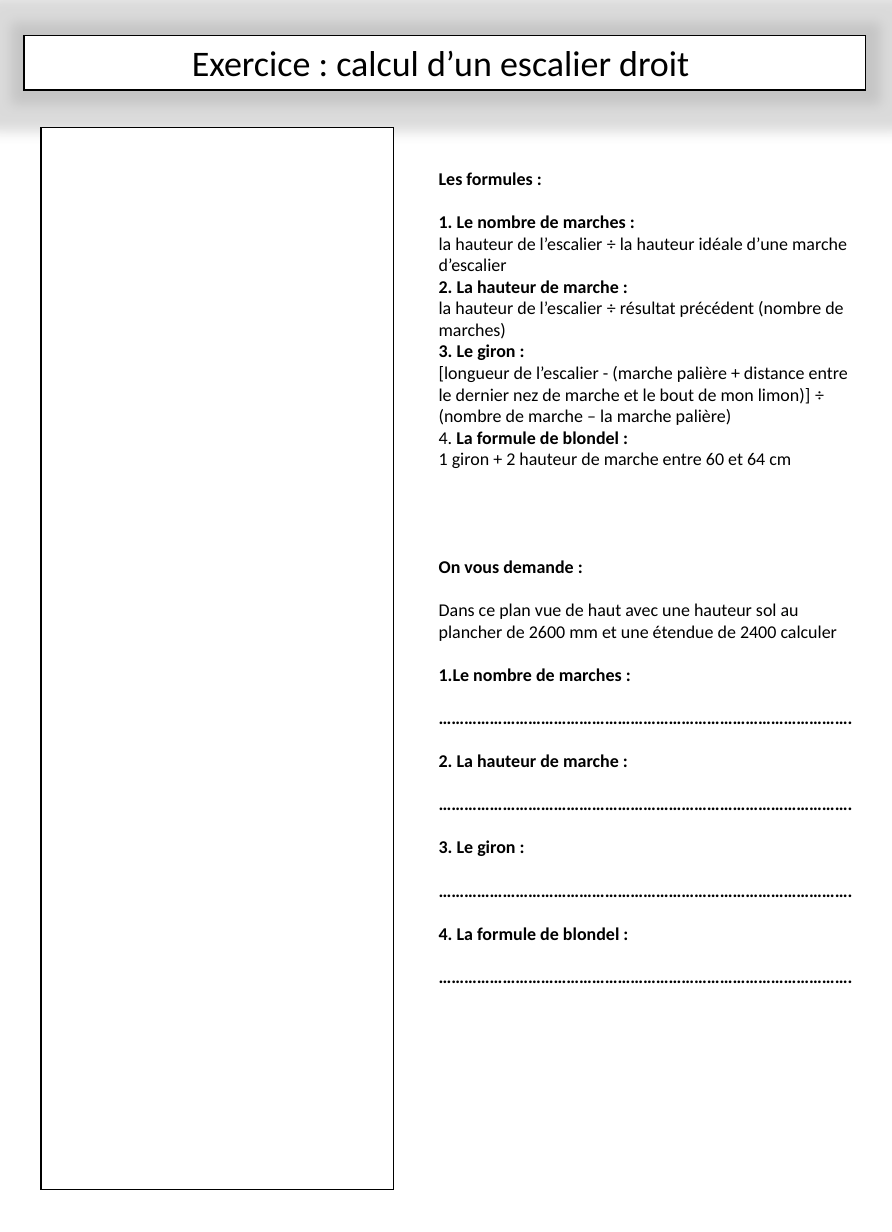
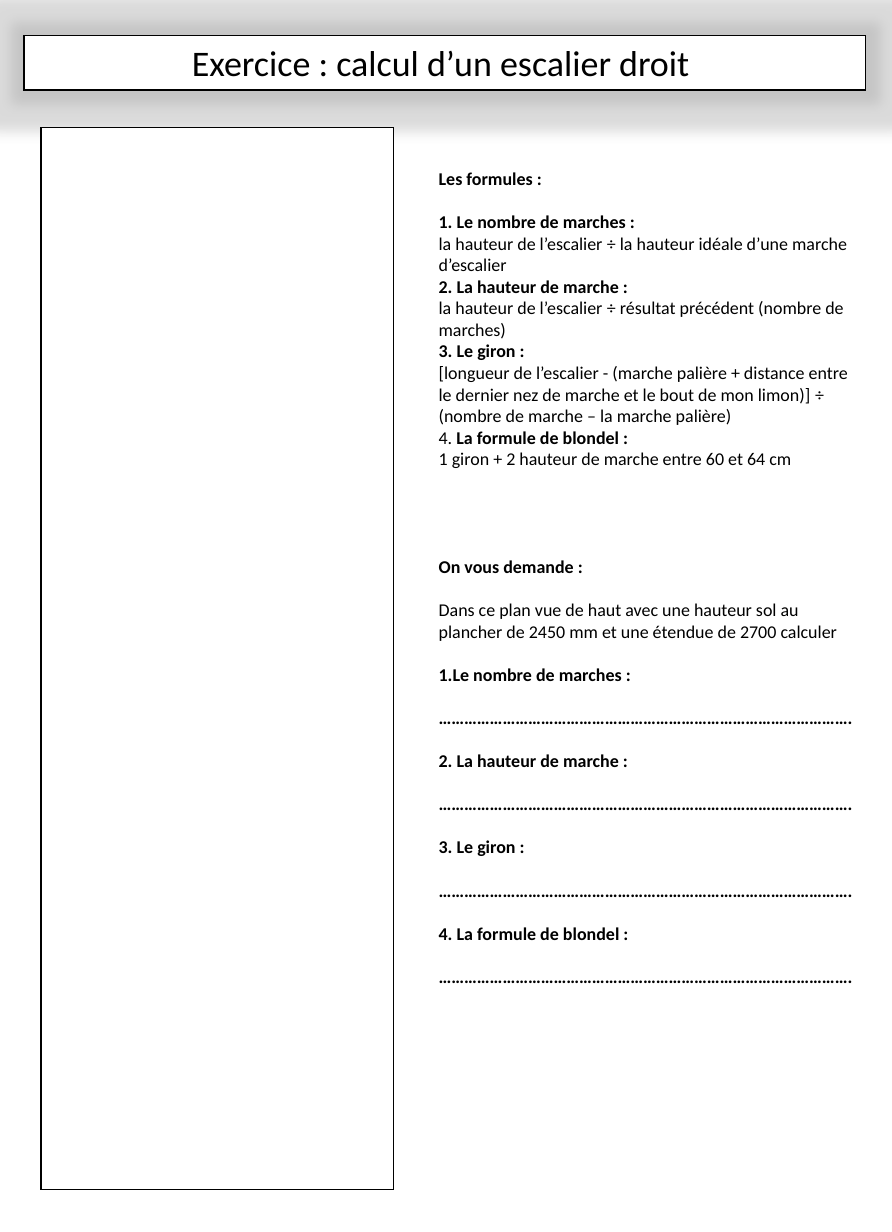
Before and after one commit to kduchevreuil/Cours-Menuiserie, a slide deck: slide 7 of Les escaliers.pptx. Drawn at 892x1232 pixels with LibreOffice and Linux fonts; fonts in the diff are those of the drawing. Boxes give left, top, right and bottom in pixels: in the first picture for what was removed or moved away, otherwise in the second. Text is boxed around its words. In the diff, an @@ line names an element or a change of style, - is before the commit and + after.

```diff
--- a/Les escaliers.pptx
+++ b/Les escaliers.pptx
@@ text at box(439, 603, 837, 641): text changed @@
-Dans ce plan vue de haut avec une hauteur sol au plancher de 2600 mm et une étendue de 2400 calculer
+Dans ce plan vue de haut avec une hauteur sol au plancher de 2450 mm et une étendue de 2700 calculer
```
Also in this commit, not shown: 1 other slide changed.
